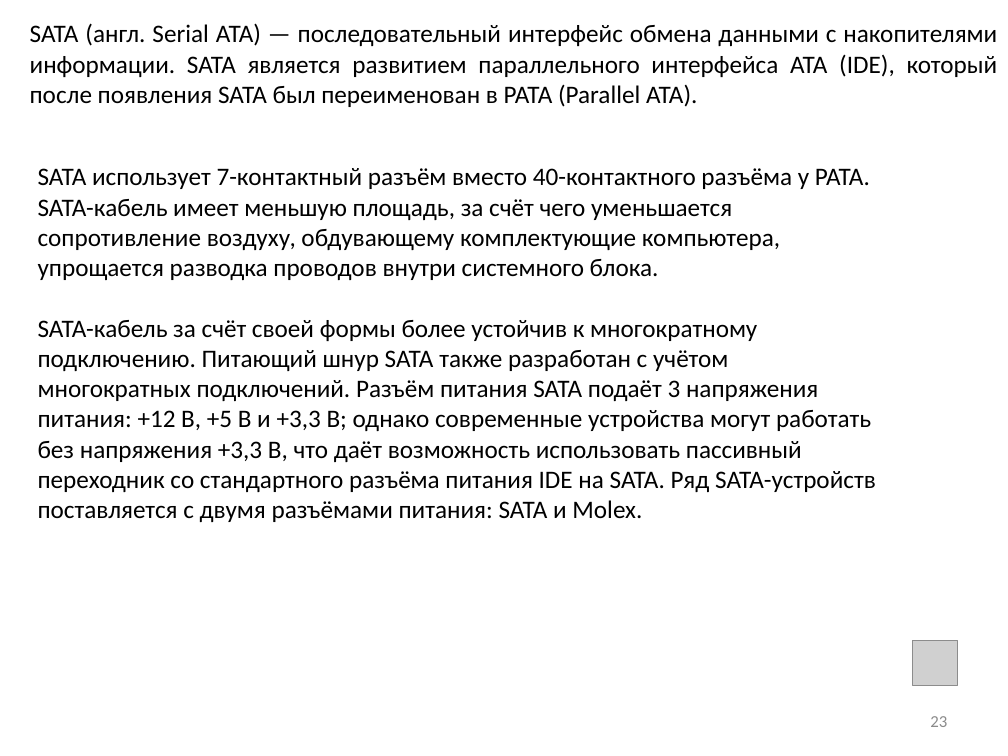
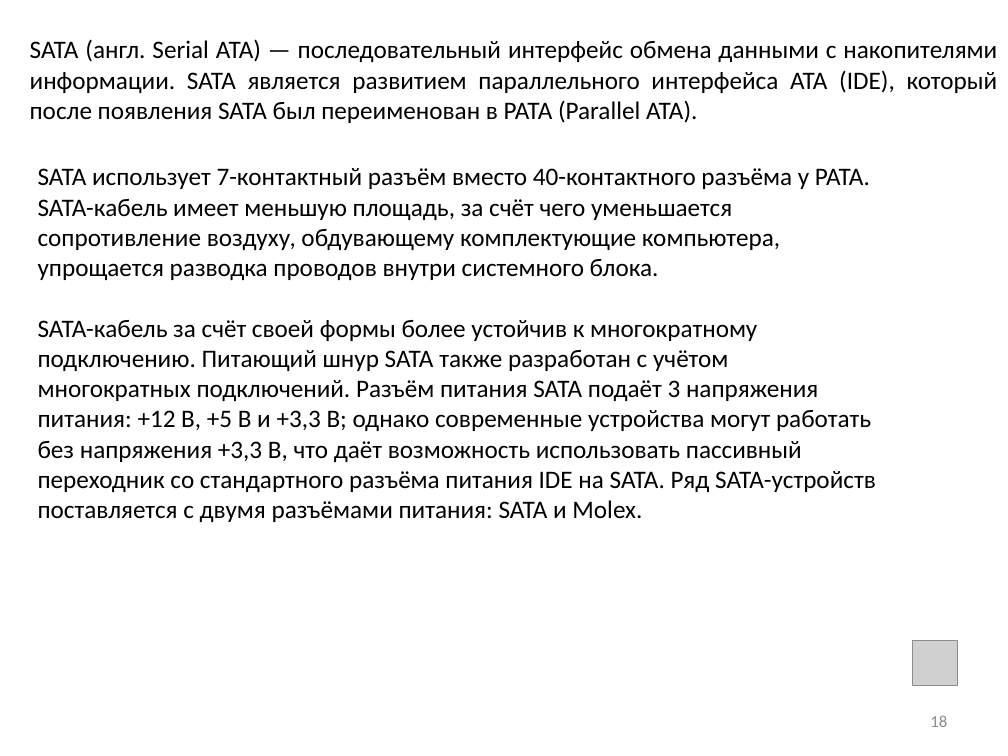
Before and after one commit to saysaysx/manual_materials, a slide deck: slide 18 of inf/audio/inf_5_sysbl_final.pptx (slide 23 before the commit). Drawn at 1008x756 pixels with LibreOffice and Linux fonts; fonts in the diff are those of the drawing; grey boxes stand for pictures. Boxes give left, top, right and bottom in pixels: in the first picture for what was removed or moved away, otherwise in the second. Text is boxed around its words. In the diff, an @@ line names an element or a change of style, - is before the commit and + after.

```diff
--- a/inf/audio/inf_5_sysbl_final.pptx
+++ b/inf/audio/inf_5_sysbl_final.pptx
@@ text "SATA (англ. Serial ATA) — ...": place and size @@
-text "SATA (англ. Serial ATA) — ..." at [30,23,998,107]
+text "SATA (англ. Serial ATA) — ..." at [30,39,998,123]
@@ page number at [930,715,947,727]: text changed @@
-23
+18
```
Also in this commit, not shown: 5 other slides changed, 22 slides added, 13 slides removed.
